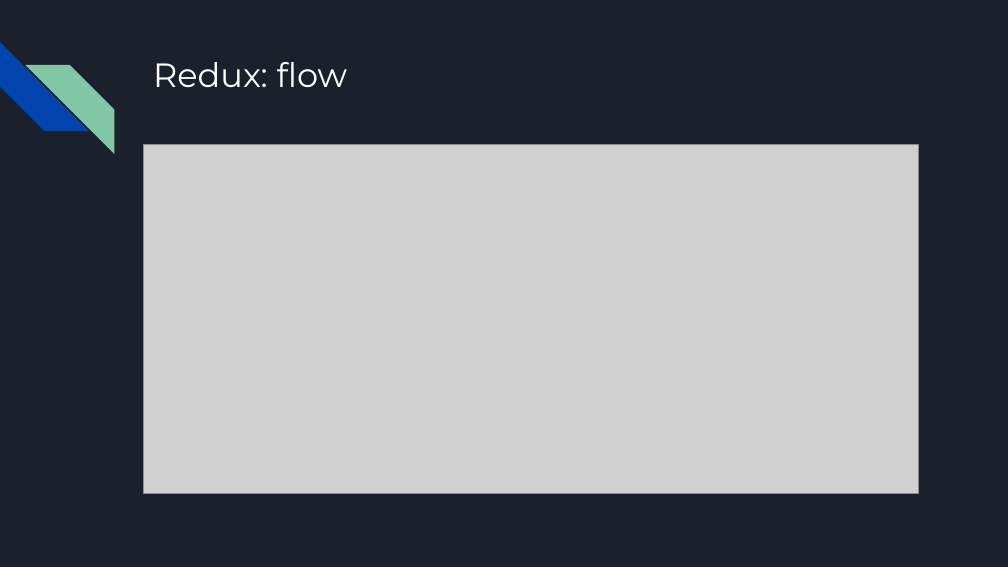
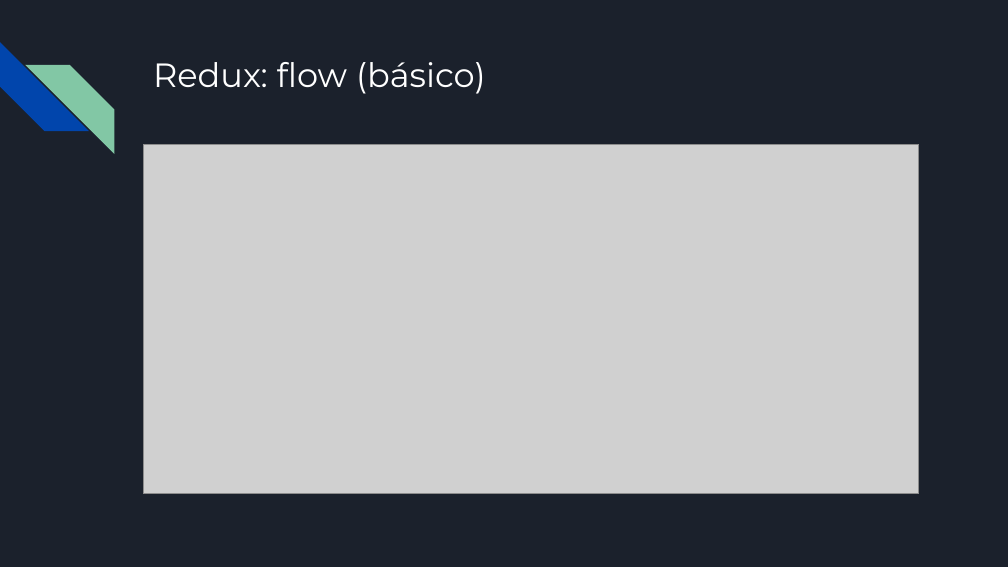
Before and after one commit to francisco-pinchentti/react-basics, a slide deck: slide 32 of docs/React.odp. Drawn at 1008x567 pixels with LibreOffice and Linux fonts; fonts in the diff are those of the drawing; grey boxes stand for pictures. Boxes give left, top, right and bottom in pixels: in the first picture for what was removed or moved away, otherwise in the second. Text is boxed around its words. In the diff, an @@ line names an element or a change of style, - is before the commit and + after.

```diff
--- a/docs/React.odp
+++ b/docs/React.odp
@@ title at (x1=153, y1=62, x2=486, y2=94): text changed @@
-Redux: flow
+Redux: flow (básico)
```
Also in this commit, not shown: 3 other slides changed.
